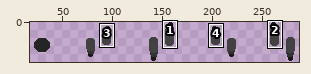
Two states of a sprite sheet, Beneath the Mushroom Clouds/Assets/Sprites/Player/WalkingSheetLegs.png. The picture above shows the old version from afar; the outline marks the close-up.
Close-up. Earlier state:
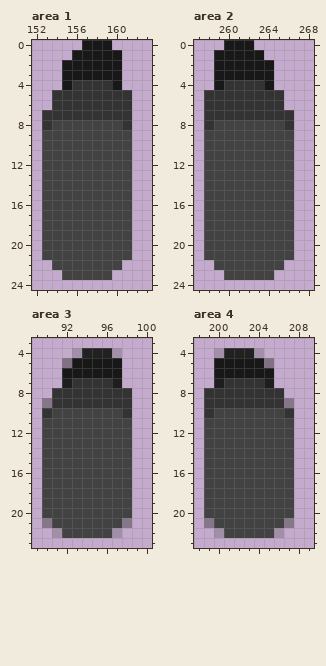
The file is 300x40 pixels. Pixels under 10% opacity are left out. Colours within 5 levels of each other are drawn and written as one. Shown: area 1: x 152..163, y 0..24; area 2: x 257..268, y 0..24; area 3: x 89..100, y 3..23; area 4: x 198..209, y 3..23. The wide view leaves out empty margins. The commit also changed other parts of the picture, which this record leaves out.
Once edited:
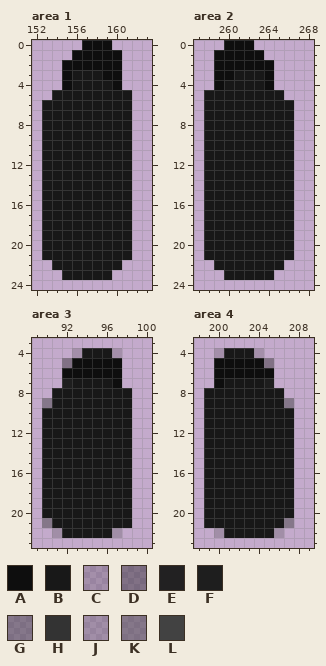
Palette (. is transparent): A #0e0e0e  B #181818  C #1d1d1d31  D #1d1d1d67  E #1d1d1df7  F #1e1e1e  G #3333336e  H #333333  J #42424244  K #4242427c  L #424242
Difference:
Changed rows in their new state; - is an unchanged pixel.
Area 1:
first column x 153:
 0 ----AAA--
 1 ---AAAAA-
 2 --AAAAAA-
 3 --A---AA-
 4 --ABBBBA-
 5 -BBBBBBBB
 6 BBBBBBBBB
 7 BBBBBBBBB
 8 BBBBBBBBB
 9 BBBBBBBBB
10 BBBBBBBBB
11 BBBBBBBBB
12 BBBBBBBBB
13 BBBBBBBBB
14 BBBBBBBBB
15 BBBBBBBBB
16 BBBBBBBBB
17 BBBBBBBBB
18 BBBBBBBBB
19 BBBBBBBBB
20 BBBBBBBBB
21 BBBBBBBBB
22 -BBBBBBB-
23 --BBBBB--
Area 2:
first column x 258:
 0 --AAA----
 1 -AAAAA---
 2 -AAAAAA--
 3 -AA---A--
 4 -ABBBBA--
 5 BBBBBBBB-
 6 BBBBBBBBB
 7 BBBBBBBBB
 8 BBBBBBBBB
 9 BBBBBBBBB
10 BBBBBBBBB
11 BBBBBBBBB
12 BBBBBBBBB
13 BBBBBBBBB
14 BBBBBBBBB
15 BBBBBBBBB
16 BBBBBBBBB
17 BBBBBBBBB
18 BBBBBBBBB
19 BBBBBBBBB
20 BBBBBBBBB
21 BBBBBBBBB
22 -BBBBBBB-
23 --BBBBB--
Area 3:
first column x 90:
 4 ----BBB--
 5 ---AAAAA-
 6 --AAAAAA-
 7 ---BBBBA-
 8 -BBBBBBBB
 9 -BBBBBBBB
10 BBBBBBBBB
11 BBBBBBBBB
12 BBBBBBBBB
13 BBBBBBBBB
14 BBBBBBBBB
15 BBBBBBBBB
16 BBBBBBBBB
17 BBBBBBBBB
18 BBBBBBBBB
19 BBBBBBBBB
20 BBBBBBBBB
21 -BBBBBBBB
22 --BBBBB--
Area 4:
first column x 199:
 4 --BBB----
 5 -AAAAA---
 6 -AAAAAA--
 7 -ABBBB---
 8 BBBBBBBB-
 9 BBBBBBBB-
10 BBBBBBBBB
11 BBBBBBBBB
12 BBBBBBBBB
13 BBBBBBBBB
14 BBBBBBBBB
15 BBBBBBBBB
16 BBBBBBBBB
17 BBBBBBBBB
18 BBBBBBBBB
19 BBBBBBBBB
20 BBBBBBBBB
21 BBBBBBBB-
22 --BBBBB--
